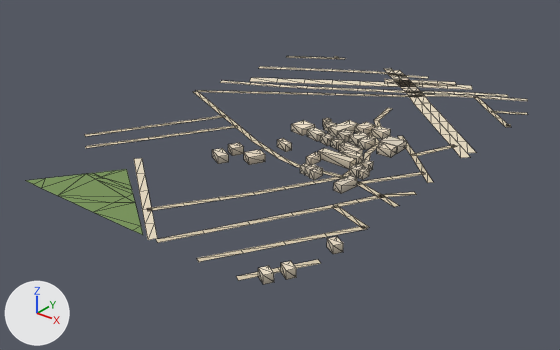
Before and after pictures for a commit that changed the glTF model public/assets/bengaluru-region-v1/tiles/t-20_-22-l1.glb.
Both versions are drawn from a 50 mm lens placed at (-9204.0, -11361.0, 323.0), pointed at (-9673.0, -10776.0, -40.0). The lights are fixed; the arrows at lower left show +X, +Y and +Z. The older version comes first. Mesh edges are drawn as thin lines.

In view in the first picture: 'building', 'ground'.
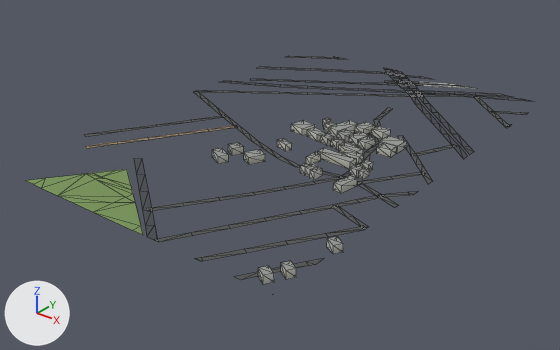
Where the change shows, as pixel boxes [x1, y1, x2, y2] in the pictures (560 x 350 px; the box of a moved part takes in the faces that stretch with it):
'ground', reshaped (7% taller)
    before: [26, 56, 527, 280]
    after: [26, 56, 533, 295]
part 1 of me_building, recoloured
    both: [212, 118, 407, 284]
part 2 of me_ground, added
    after: [250, 79, 388, 85]
part 3 of me_ground, added
    after: [385, 80, 419, 83]
part 4 of me_ground, rebuilt
    before: [402, 88, 470, 158]
    after: [403, 88, 468, 159]
part 5 of me_ground, rebuilt
    before: [419, 80, 456, 86]
    after: [419, 82, 458, 85]
part 6 of me_ground, rebuilt
    before: [423, 83, 473, 90]
    after: [423, 84, 476, 89]
part 7 of me_ground, rebuilt (10% taller)
    before: [236, 260, 320, 280]
    after: [235, 258, 324, 280]
part 8 of me_ground, added
    after: [412, 88, 474, 154]
part 9 of me_ground, deleted
    before: [250, 78, 388, 86]
part 10 of me_ground, deleted
    before: [384, 79, 419, 84]
part 11 of me_ground, deleted
    before: [388, 82, 423, 87]
part 12 of me_ground, moved or reshaped
    before: [287, 56, 527, 153]
    after: [287, 56, 533, 128]
part 13 of me_ground, moved or reshaped
    before: [143, 173, 433, 262]
    after: [143, 173, 432, 295]
part 14 of me_ground, moved or reshaped
    both: [194, 66, 281, 99]
part 15 of me_ground, recoloured
    both: [84, 56, 527, 228]

Patch to the scene script:
```diff
--- a/public/assets/bengaluru-region-v1/tiles/t-20_-22-l1.glb.py
+++ b/public/assets/bengaluru-region-v1/tiles/t-20_-22-l1.glb.py
@@ me_building @@
-me_building.from_pydata(...)  # 256 vertices, 320 faces; spans x 300.0..505.0, y 7.0..309.0, z 0.0..8.0
+me_building.from_pydata(...)  # 256 vertices, 384 faces; spans x 300.0..505.0, y 7.0..309.0, z 0.0..8.0
+# me_building part 1: 320 kept faces spanning x 300.0..505.0, y 7.0..309.0, z 0.0..8.0 get new vertex colours
+# edits to the shape of me_building do not show in these pictures
 me_building.materials.append(mat_building)
@@ me_ground @@
-me_ground.from_pydata(...)  # 406 vertices, 338 faces; spans x 151.0..503.0, y -3.0..507.0, z 1.0
+me_ground.from_pydata(...)  # 431 vertices, 361 faces; spans x 153.0..500.0, y 0.0..500.0, z 1.0
+# me_ground part 2: the loose piece of 12 vertices spanning x 181.0..270.0, y 83.0..226.0, z 1.0 is copied, and the copy is turned -26.5 degrees about the z axis through its middle and scaled by 1.07, then moved by (25.0, 244.0, 0.0); it spans x 175.0..325.0, y 349.0..449.0, z 1.0
+# me_ground part 3: the loose piece of 6 vertices spanning x 463.0..501.0, y 436.0..460.0, z 1.0 is copied, and the copy is scaled about its middle by (1.04, 1.18, 1), then moved by (-151.0, 17.0, 0.0); it spans x 311.0..352.0, y 451.0..479.0, z 1.0
+# me_ground part 4: the loose piece of 18 vertices spanning x 345.0..503.0, y 301.0..451.0, z 1.0 is rebuilt with 18 vertices and now spans x 345.0..500.0, y 300.0..450.0, z 1.0
+# me_ground part 5: the loose piece of 6 vertices spanning x 346.0..393.0, y 470.0..507.0, z 1.0 is rebuilt with 6 vertices and now spans x 348.0..396.0, y 473.0..500.0, z 1.0
+# me_ground part 6: the loose piece of 6 vertices spanning x 355.0..415.0, y 463.0..507.0, z 1.0 is rebuilt with 6 vertices and now spans x 357.0..418.0, y 467.0..500.0, z 1.0
+# me_ground part 7: the loose piece of 6 vertices spanning x 464.0..503.0, y -2.0..59.0, z 1.0 is rebuilt with 8 vertices and now spans x 463.0..500.0, y 0.0..63.0, z 1.0
+# me_ground part 8: a new loose piece of 18 vertices spanning x 354.0..500.0, y 314.0..455.0, z 1.0, in mat_ground
+# me_ground part 9: the loose piece of 12 vertices spanning x 172.0..328.0, y 345.0..452.0, z 1.0 is deleted
+# me_ground part 10: the loose piece of 6 vertices spanning x 309.0..354.0, y 447.0..483.0, z 1.0 is deleted
+# me_ground part 11: the loose piece of 6 vertices spanning x 319.0..364.0, y 439.0..476.0, z 1.0 is deleted
+# me_ground part 12: 11 vertices moved from x 151.0..501.0, y 404.0..504.0, z 1.0 to x 153.0..500.0, y 411.0..500.0, z 1.0; 33 vertices removed from x 154.0..503.0, y 315.0..504.0, z 1.0; 24 vertices added at x 153.0..500.0, y 403.0..500.0, z 1.0
+# me_ground part 13: 12 vertices moved from x 351.0..501.0, y -3.0..231.0, z 1.0 to x 353.0..500.0, y 0.0..237.0, z 1.0; 17 vertices removed from x 356.0..502.0, y -2.0..235.0, z 1.0; 29 vertices added at x 358.0..500.0, y 0.0..229.0, z 1.0
+# me_ground part 14: 5 vertices moved from x 151.0..189.0, y 280.0..401.0, z 1.0 to x 153.0..195.0, y 281.0..402.0, z 1.0; 6 vertices removed from x 151.0..183.0, y 274.0..327.0, z 1.0; 8 vertices added at x 153.0..182.0, y 273.0..333.0, z 1.0
+# me_ground part 15: 206 kept faces spanning x 153.0..500.0, y 11.0..500.0, z 1.0 get new vertex colours; the middle colour goes from beige #d7c9ae to dark grey #535556
+# other edits to the shape of me_ground do not show in these pictures
 me_ground.materials.append(mat_ground)
```
